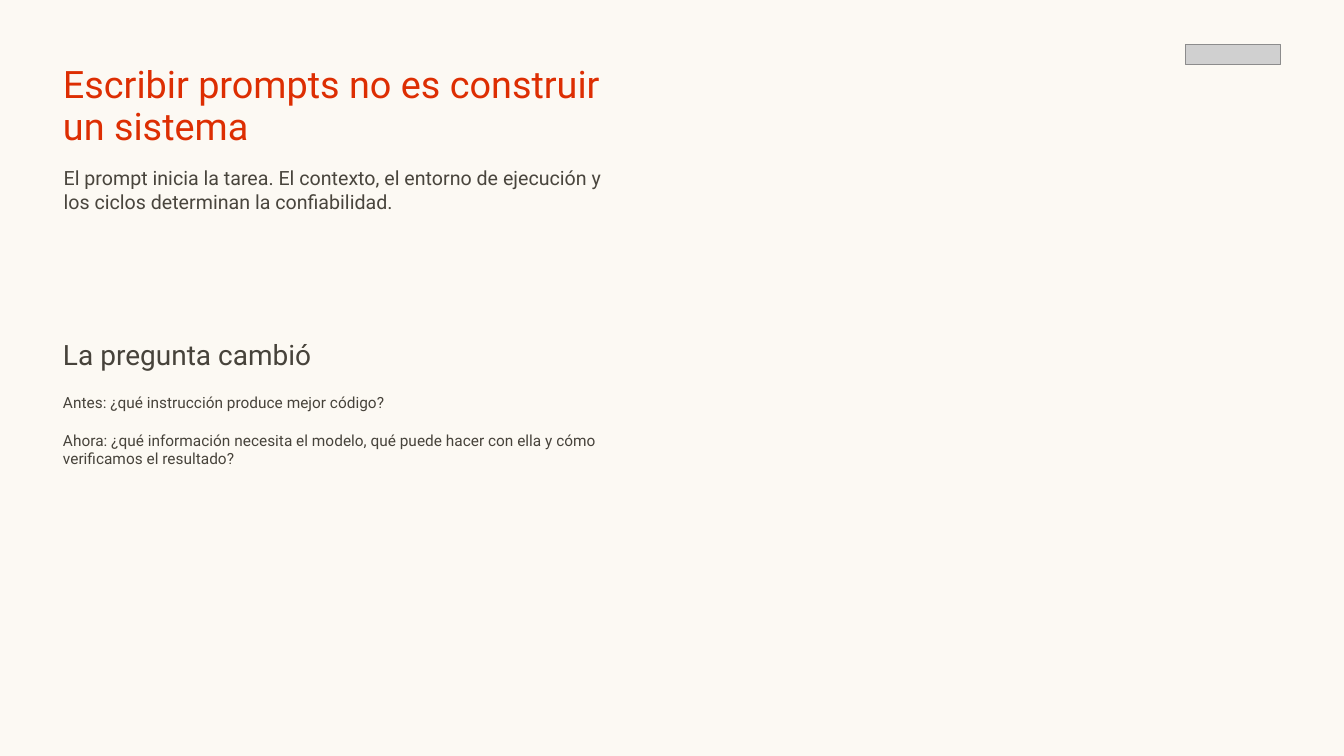
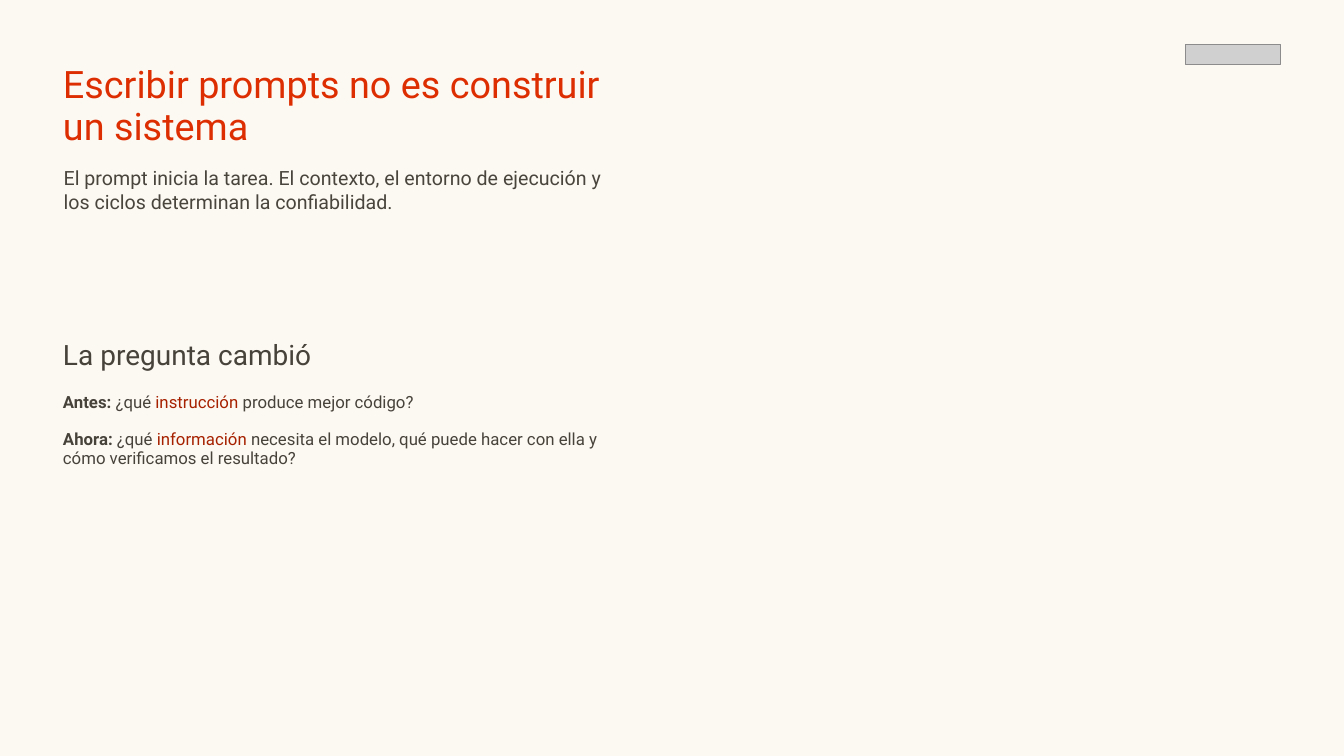
Before and after one commit to eze-etchecoin/beyond-the-prompt-tech-talk, a slide deck: slide 4 of docs/presentation/Arquitecturas_para_agentes_IA_actualizada.pptx (slide 2 before the commit). Drawn at 1344x756 pixels with LibreOffice and Linux fonts; fonts in the diff are those of the drawing; grey boxes stand for pictures; background and template pictures are left out. Boxes give left, top, right and bottom in pixels: in the first picture for what was removed or moved away, otherwise in the second. Text is boxed around its words. In the diff, an @@ line names an element or a change of style, - is before the commit and + after.

```diff
--- a/docs/presentation/Arquitecturas_para_agentes_IA_actualizada.pptx
+++ b/docs/presentation/Arquitecturas_para_agentes_IA_actualizada.pptx
@@ text "Antes: ¿qué instrucción produce mejor ..." at (63,395,597,464): size 11 to 12 pt; text colour #47433B to #A62100 in "instrucción", "información"; bold on in "Antes:", "Ahora:" @@
```
Also in this commit, not shown: 9 other slides changed, 2 slides added.
